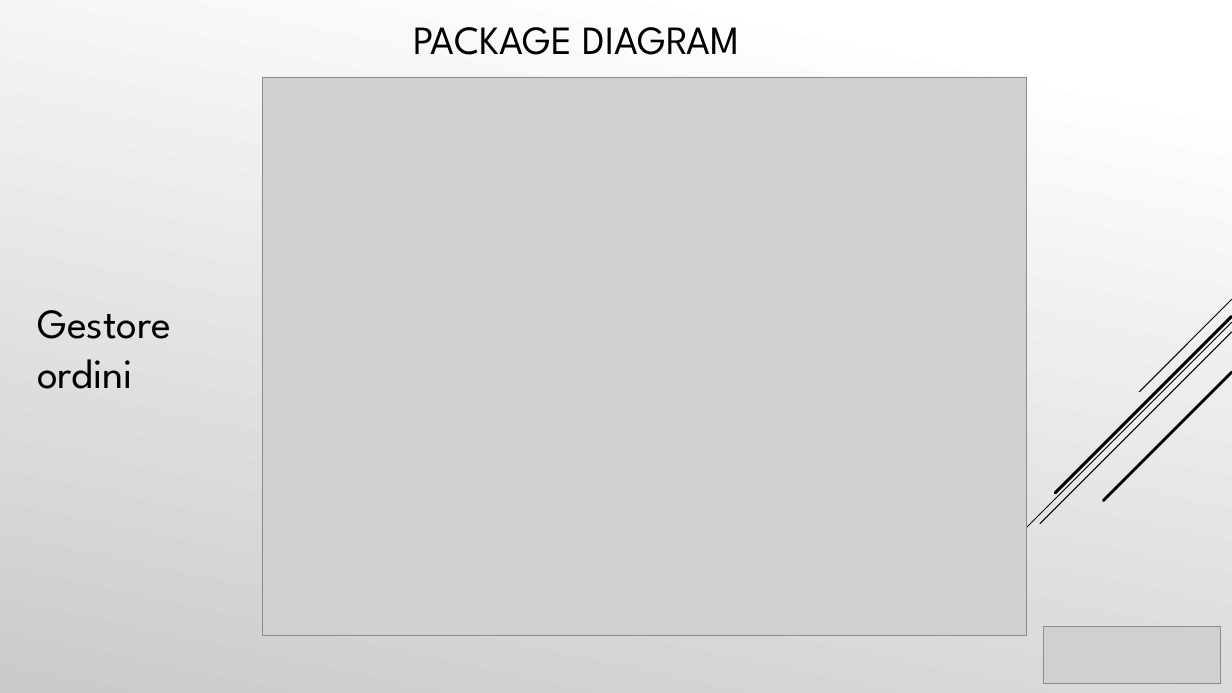
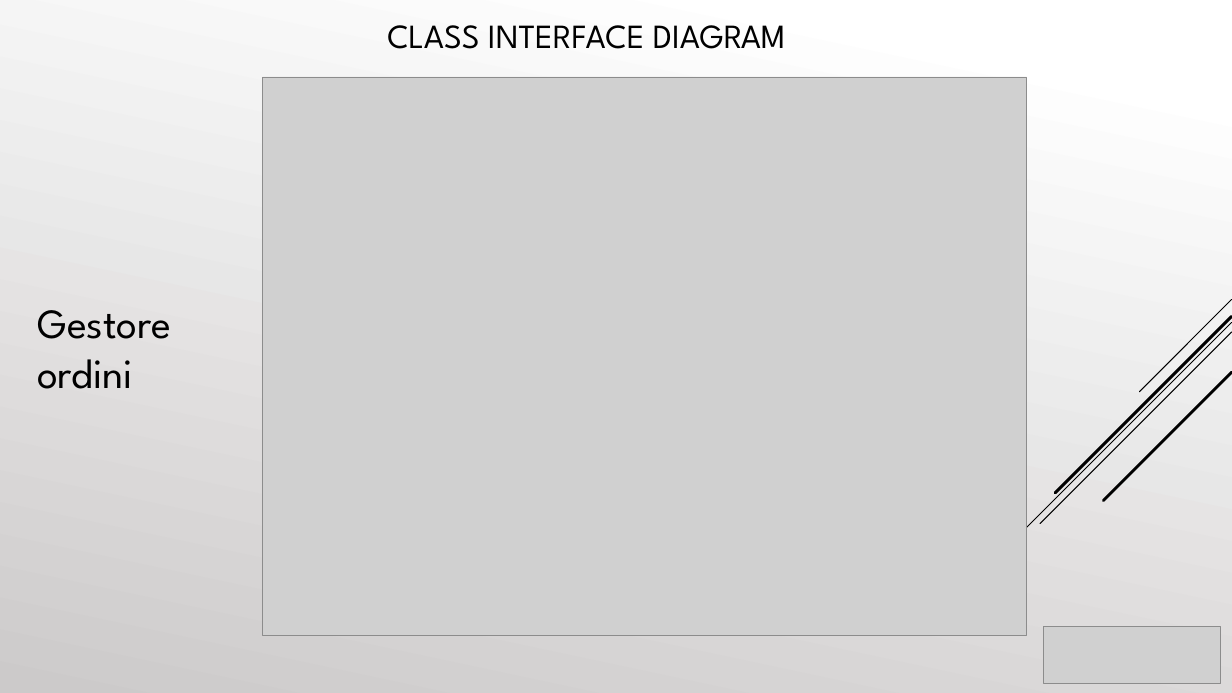
Before and after one commit to cosimob28/GamesHub, a slide deck: slide 45 of Work in progress/Presentazione/GamesHub.pptx. Drawn at 1232x693 pixels with LibreOffice and Linux fonts; fonts in the diff are those of the drawing; grey boxes stand for pictures. Boxes give left, top, right and bottom in pixels: in the first picture for what was removed or moved away, otherwise in the second. Text is boxed around its words. In the diff, an @@ line names an element or a change of style, - is before the commit and + after.

```diff
--- a/Work in progress/Presentazione/GamesHub.pptx
+++ b/Work in progress/Presentazione/GamesHub.pptx
@@ text at (x1=387, y1=25, x2=786, y2=49): text changed; size 31.2 to 26.4 pt @@
-PACKAGE DIAGRAM
+CLASS INTERFACE DIAGRAM
```
Also in this commit, not shown: 10 other slides changed.
